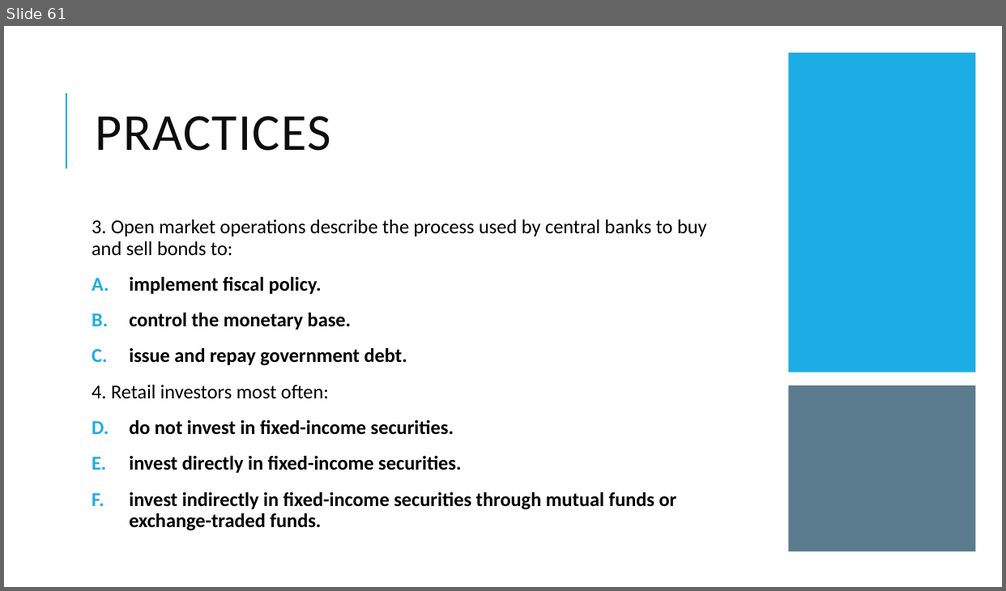
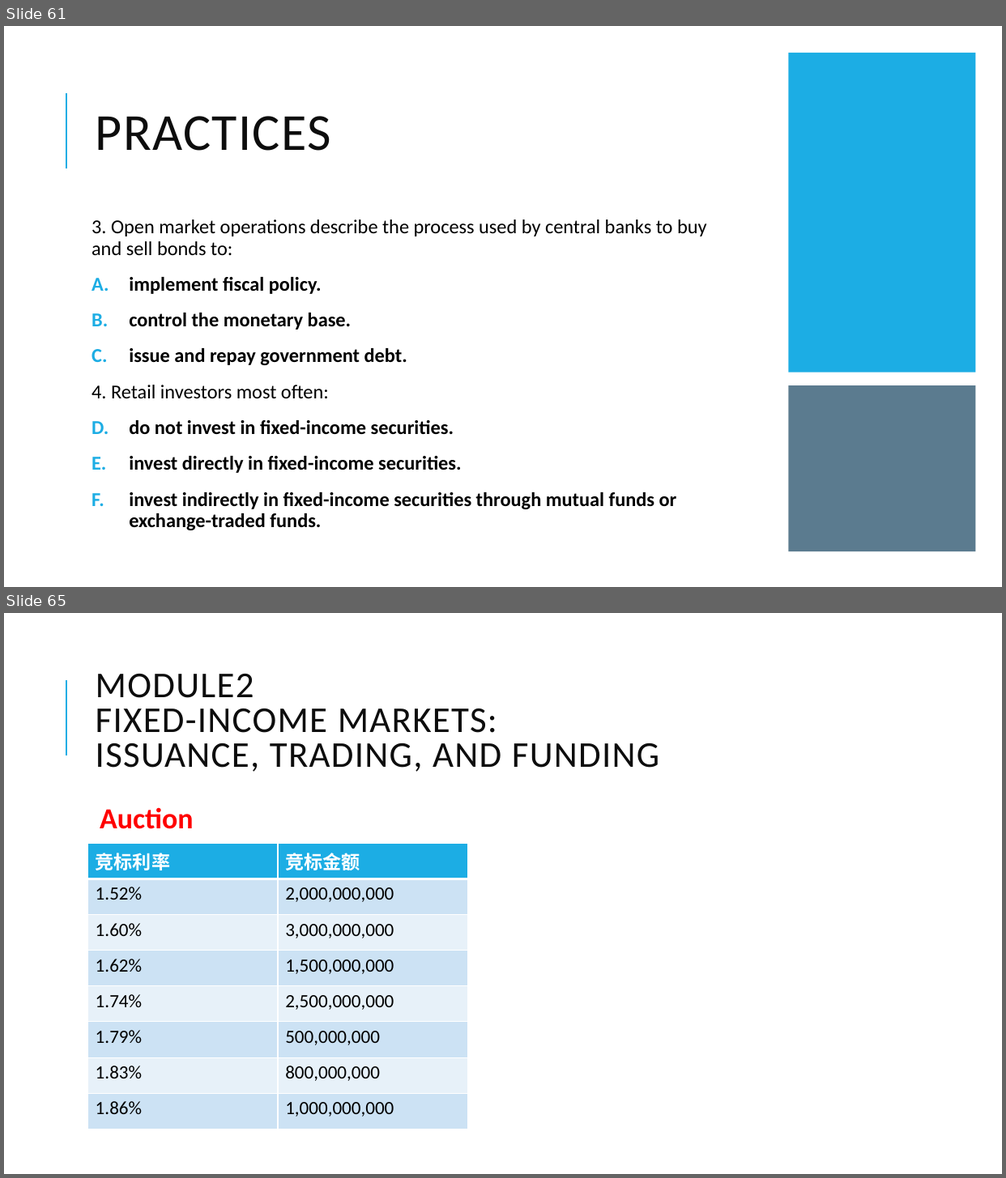
Before and after one commit to Isco0530/data, a slide deck: Fixed Income.pptx. Shown one above the other, each under a label of ours: slide 61 before the commit, slides 61 and 65 after it; the slides between them are not shown. The pictures are 1006x591 and 1006x1178 pixels, drawn with LibreOffice and Linux fonts; fonts in the diff are those of the drawing. Boxes give left, top, right and bottom in pixels: in the first picture for what was removed or moved away, otherwise in the second. Text is boxed around its words. In the diff, an @@ line names an element or a change of style, - is before the commit and + after.

```diff
--- a/Fixed Income.pptx
+++ b/Fixed Income.pptx
@@ slide 65 added at [4,613,1002,1174], background #FFFFFF; not listed: 1 template element that a slide beside it also shows @@
@@ title added at [96,674,659,772], 35 pt, text #0D0D0D @@
+MODULE2
+FIXED-INCOME MARKETS:
+ISSUANCE, TRADING, AND FUNDING
@@ text added at [100,807,194,829], 28 pt, text #FF0000, bold @@
+  Auction
@@ table added at [88,844,468,1130], 8 rows, 2 columns @@
+竞标利率 | 竞标金额
+1.52% | 2,000,000,000
+1.60% | 3,000,000,000
+1.62% | 1,500,000,000
+1.74% | 2,500,000,000
+1.79% | 500,000,000
+1.83% | 800,000,000
+1.86% | 1,000,000,000
```
Also in this commit, not shown: 3 slides changed, 2 other slides added.
